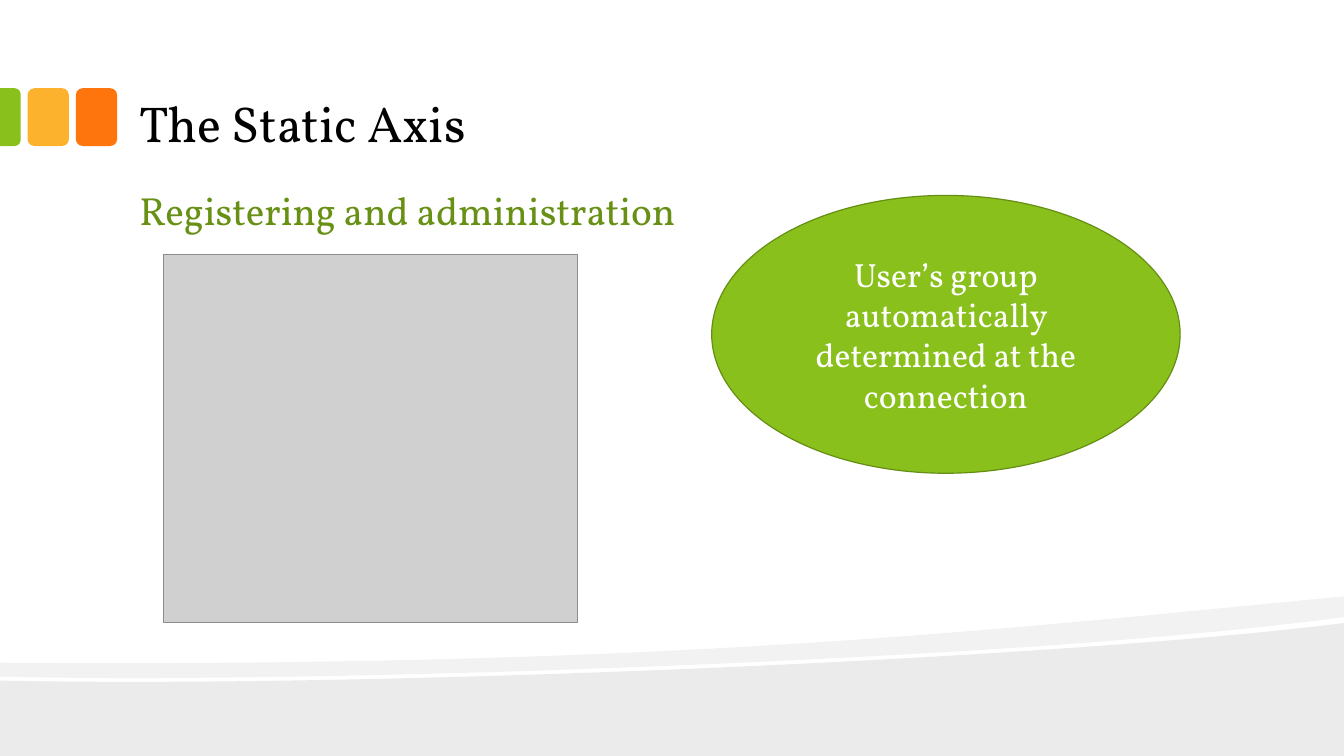
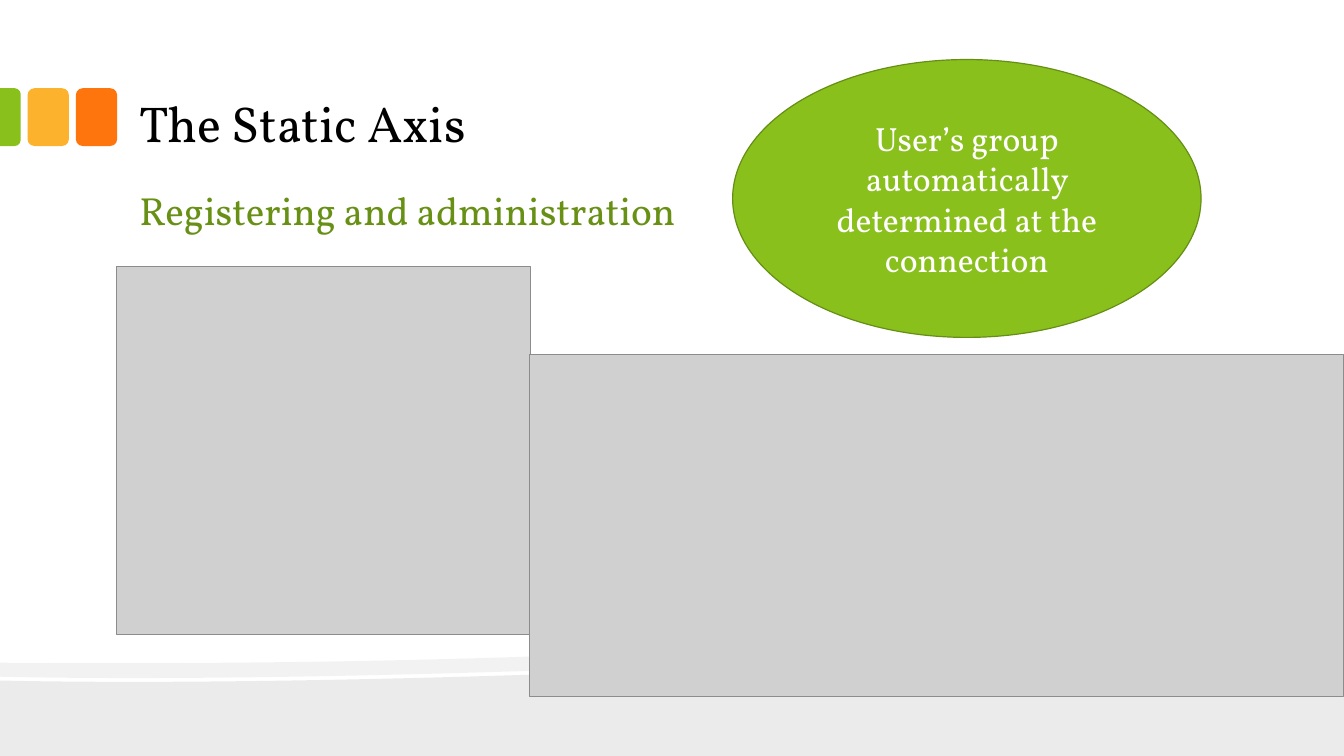
Before and after one commit to thelittlewozniak/iKitchen, a slide deck: slide 15 of Fichiers analyse/IKitchen.pptx. Drawn at 1344x756 pixels with LibreOffice and Linux fonts; fonts in the diff are those of the drawing; grey boxes stand for pictures. Boxes give left, top, right and bottom in pixels: in the first picture for what was removed or moved away, otherwise in the second. Text is boxed around its words. In the diff, an @@ line names an element or a change of style, - is before the commit and + after.

```diff
--- a/Fichiers analyse/IKitchen.pptx
+++ b/Fichiers analyse/IKitchen.pptx
@@ ellipse "User’s group automatically determined at ...": place and size @@
-ellipse "User’s group automatically determined at ..." at box(712, 196, 1181, 474)
+ellipse "User’s group automatically determined at ..." at box(733, 59, 1202, 338)
@@ picture: place and size @@
-picture at box(163, 254, 577, 623)
+picture at box(117, 266, 530, 635)
@@ picture added at box(530, 354, 1344, 697) @@
```
Also in this commit, not shown: 2 slides added, 7 other files.
